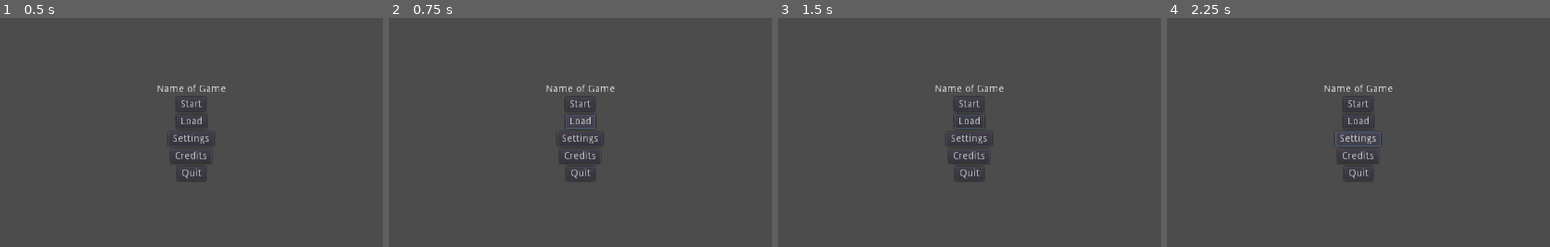
Above: before the commit, frames 1-4 (left to right).
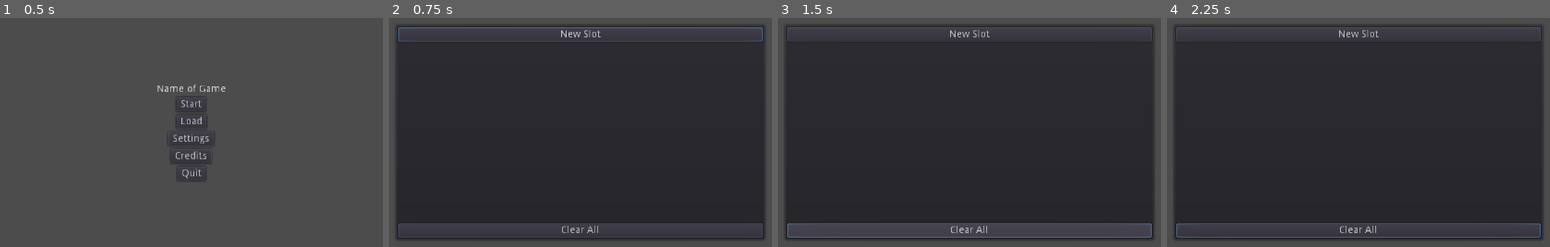
Above: after the commit, the same moments.

Repository: ShatReal/game-jam-template
Game: Godot game, scene res://scenes/title/title.tscn
Same seed, same stepped clock (60 frames per second), same inputs: the game is played once before the commit and once after it.
Inputs (mouse positions are in pixels of both pictures, inside the frame that each line leads up to):
- Up to frame 1 (0.5 s): no input
- Up to frame 2 (0.75 s): click "Load" at 0.5 s
- Up to frame 3 (1.5 s): click (969, 230) at 1.25 s, where only the run after the commit has a clickable "Clear All"
- Up to frame 4 (2.25 s): click (1358, 139) at 2 s, where only the run before the commit has a clickable "Settings"

Frame 1 is identical in both runs. In frame 2, 77% of the frame differs, in the area x 1-99%, y 2-98%; in frame 3, 77%; in frame 4, 77%.

Commit message:
Settings are bugged >:(

Diff:
--- /dev/null
+++ b/default_bus_layout.tres
@@ -0,0 +1,15 @@
+[gd_resource type="AudioBusLayout" format=2]
+
+[resource]
+bus/1/name = "Sound"
+bus/1/solo = false
+bus/1/mute = false
+bus/1/bypass_fx = false
+bus/1/volume_db = 0.0
+bus/1/send = "Master"
+bus/2/name = "Music"
+bus/2/solo = false
+bus/2/mute = false
+bus/2/bypass_fx = false
+bus/2/volume_db = 0.0
+bus/2/send = "Master"
--- a/project.godot
+++ b/project.godot
@@ -23,11 +23,17 @@
 "class": "Actor2DTopDown",
 "language": "GDScript",
 "path": "res://scenes/2d/actors/top_down/actor_2d_top_down.gd"
+}, {
+"base": "KinematicBody",
+"class": "Actor3D",
+"language": "GDScript",
+"path": "res://scenes/3d/actors/actor_3d.gd"
 } ]
 _global_script_class_icons={
 "Actor2D": "",
 "Actor2DSidescroller": "",
-"Actor2DTopDown": ""
+"Actor2DTopDown": "",
+"Actor3D": ""
 }
 
 [application]
@@ -35,6 +41,15 @@
 config/name="Game Jam Template"
 run/main_scene="res://scenes/title/title.tscn"
 config/icon="res://icon.png"
+
+[autoload]
+
+Settings="*res://scenes/autoloads/settings.tscn"
+SaveLoad="*res://scenes/autoloads/save_load.tscn"
+
+[debug]
+
+gdscript/warnings/return_value_discarded=false
 
 [display]
 
@@ -67,6 +82,11 @@
 , Object(InputEventKey,"resource_local_to_scene":false,"resource_name":"","device":0,"alt":false,"shift":false,"control":false,"meta":false,"command":false,"pressed":false,"scancode":0,"physical_scancode":16777234,"unicode":0,"echo":false,"script":null)
  ]
 }
+jump={
+"deadzone": 0.5,
+"events": [ Object(InputEventKey,"resource_local_to_scene":false,"resource_name":"","device":0,"alt":false,"shift":false,"control":false,"meta":false,"command":false,"pressed":false,"scancode":0,"physical_scancode":32,"unicode":0,"echo":false,"script":null)
+ ]
+}
 
 [rendering]
 
--- a/scenes/2d/actors/sidescroller/player/player_2d_sidescroller.gd
+++ b/scenes/2d/actors/sidescroller/player/player_2d_sidescroller.gd
@@ -12,7 +12,7 @@
 		velocity.x = horizontal_input * speed
 
 	velocity.y += gravity * delta
-	if Input.is_action_just_pressed("move_up"):
+	if Input.is_action_just_pressed("move_up") and is_on_floor():
 		velocity.y = -jump_force
 
 	velocity = move_and_slide(velocity, Vector2.UP)
--- /dev/null
+++ b/scenes/3d/actors/actor_3d.gd
@@ -0,0 +1,12 @@
+extends KinematicBody
+class_name Actor3D
+
+
+export var speed: float
+export var can_accelerate: bool
+export var acceleration: float
+export var friction: float
+export var gravity: float
+export var jump_force: float
+
+var velocity := Vector3.ZERO
--- /dev/null
+++ b/scenes/3d/actors/actor_3d.tscn
@@ -0,0 +1,25 @@
+[gd_scene load_steps=4 format=2]
+
+[ext_resource path="res://scenes/3d/actors/actor_3d.gd" type="Script" id=1]
+
+[sub_resource type="CapsuleMesh" id=1]
+
+[sub_resource type="CapsuleShape" id=2]
+
+[node name="Actor3D" type="KinematicBody"]
+script = ExtResource( 1 )
+speed = 10.0
+can_accelerate = true
+acceleration = 100.0
+friction = 100.0
+gravity = 10.0
+jump_force = 5.0
+
+[node name="MeshInstance" type="MeshInstance" parent="."]
+transform = Transform( 1, 0, 0, 0, -4.37114e-08, -1, 0, 1, -4.37114e-08, 0, 0, 0 )
+mesh = SubResource( 1 )
+material/0 = null
+
+[node name="CollisionShape" type="CollisionShape" parent="."]
+transform = Transform( 1, 0, 0, 0, -4.37114e-08, -1, 0, 1, -4.37114e-08, 0, 0, 0 )
+shape = SubResource( 2 )
--- /dev/null
+++ b/scenes/3d/actors/player/camera_arm.gd
@@ -0,0 +1,17 @@
+extends SpringArm
+
+
+export var mouse_sensitivity: float
+
+
+func _ready() -> void:
+	set_as_toplevel(true)
+	Input.set_mouse_mode(Input.MOUSE_MODE_CAPTURED)
+
+
+func _unhandled_input(event: InputEvent) -> void:
+	if event is InputEventMouseMotion:
+		rotation.x -= event.relative.y * mouse_sensitivity
+		rotation.x = clamp(rotation.x, -PI/2, PI/6)
+		rotation.y -= event.relative.x * mouse_sensitivity
+		rotation.y = wrapf(rotation.y, 0, 2*PI)
--- /dev/null
+++ b/scenes/3d/actors/player/player_3d.gd
@@ -0,0 +1,35 @@
+extends Actor3D
+
+
+func _physics_process(delta: float) -> void:
+	var input := Vector3(
+		Input.get_axis("move_left", "move_right"),
+		0,
+		Input.get_axis("move_up", "move_down")
+	).normalized()
+	input = input.rotated(Vector3.UP, $CameraArm.rotation.y)
+
+	if can_accelerate:
+		if input:
+			velocity.x = move_toward(velocity.x, input.x * speed, acceleration * delta)
+			velocity.z = move_toward(velocity.z, input.z * speed, acceleration * delta)
+		else:
+			velocity.x = move_toward(velocity.x, 0, acceleration * delta)
+			velocity.z = move_toward(velocity.z, 0, acceleration * delta)
+	else:
+		velocity.x = input.x * speed
+		velocity.z = input.z * speed
+
+	velocity.y -= gravity * delta
+	if Input.is_action_just_pressed("jump") and is_on_floor():
+		velocity.y += jump_force
+
+	velocity = move_and_slide(velocity, Vector3.UP)
+
+	if velocity.length() > 0.2:
+		var look_direction = Vector2(velocity.z, velocity.x)
+		$MeshInstance.rotation.y = look_direction.angle()
+
+
+func _process(_delta: float) -> void:
+	$CameraArm.translation = translation
--- /dev/null
+++ b/scenes/3d/actors/player/player_3d.tscn
@@ -0,0 +1,16 @@
+[gd_scene load_steps=4 format=2]
+
+[ext_resource path="res://scenes/3d/actors/actor_3d.tscn" type="PackedScene" id=1]
+[ext_resource path="res://scenes/3d/actors/player/player_3d.gd" type="Script" id=2]
+[ext_resource path="res://scenes/3d/actors/player/camera_arm.gd" type="Script" id=3]
+
+[node name="Player3D" instance=ExtResource( 1 )]
+script = ExtResource( 2 )
+
+[node name="CameraArm" type="SpringArm" parent="." index="2"]
+spring_length = 7.0
+margin = 0.2
+script = ExtResource( 3 )
+mouse_sensitivity = 0.01
+
+[node name="Camera" type="Camera" parent="CameraArm" index="0"]
--- /dev/null
+++ b/scenes/autoloads/save_button.gd
@@ -0,0 +1,19 @@
+extends MenuButton
+
+signal load_requested()
+signal overwrite_requested()
+signal delete_requested()
+
+
+func _ready() -> void:
+	get_popup().connect("id_pressed", self, "on_popup_menu_id_pressed")
+
+
+func on_popup_menu_id_pressed(id: int) -> void:
+	match id:
+		0:
+			emit_signal("load_requested")
+		1:
+			emit_signal("overwrite_requested")
+		2:
+			emit_signal("delete_requested")
--- /dev/null
+++ b/scenes/autoloads/save_button.tscn
@@ -0,0 +1,11 @@
+[gd_scene load_steps=2 format=2]
+
+[ext_resource path="res://scenes/autoloads/save_button.gd" type="Script" id=1]
+
+[node name="SaveButton" type="MenuButton"]
+margin_right = 12.0
+margin_bottom = 20.0
+text = "xxxx/xx/xx xx:xx:xx"
+flat = false
+items = [ "Load", null, 0, false, false, 0, 0, null, "", false, "Overwrite", null, 0, false, false, 1, 0, null, "", false, "Delete", null, 0, false, false, 2, 0, null, "", false ]
+script = ExtResource( 1 )
--- /dev/null
+++ b/scenes/autoloads/save_load.gd
@@ -0,0 +1,99 @@
+extends CanvasLayer
+
+
+const SAVE_DIR := "user://saves/"
+const SAVE_ENDING := ".ini"
+const DATE_FORMAT := "%04d/%02d/%02d %02d:%02d:%02d"
+
+const SaveButton := preload("res://scenes/autoloads/save_button.tscn")
+
+var last_file_name := 0
+var saves := []
+
+
+func _ready() -> void:
+	var dir := Directory.new()
+	if not dir.dir_exists(SAVE_DIR):
+		dir.make_dir(SAVE_DIR)
+		return
+	if not dir.open(SAVE_DIR) == OK:
+		return
+	dir.list_dir_begin(true, true)
+	var file_name := dir.get_next()
+	while file_name:
+		if not dir.current_is_dir() and file_name.ends_with(SAVE_ENDING) and file_name.get_basename().is_valid_integer():
+			var config := ConfigFile.new()
+			if not config.load(SAVE_DIR + file_name) == OK:
+				continue
+			var datetime = config.get_value("metadata", "time", {})
+			if not datetime is Dictionary or datetime.empty() or not datetime.has_all(["year", "month", "day", "weekday", "dst", "hour", "minute", "second"]):
+				continue
+			add_save_button(datetime)
+			saves.append(file_name)
+			last_file_name = int(file_name) + 1
+		file_name = dir.get_next()
+	dir.list_dir_end()
+
+
+func add_save_button(datetime: Dictionary, position := -1) -> void:
+	var b: MenuButton = SaveButton.instance()
+	b.text = DATE_FORMAT % [datetime.year, datetime.month, datetime.day, datetime.hour, datetime.minute, datetime.second]
+	$PopupPanel/VBoxContainer/ScrollContainer/VBoxContainer/Slots.add_child(b)
+	if not position == -1:
+		$PopupPanel/VBoxContainer/ScrollContainer/VBoxContainer/Slots.move_child(b, position)
+	b.connect("load_requested", self, "on_load_requested", [b])
+	b.connect("overwrite_requested", self, "on_overwrite_requested", [b])
+	b.connect("delete_requested", self, "on_delete_requested", [b])
+
+
+func on_load_requested(_b: MenuButton) -> void:
+	$PopupPanel.hide()
+
+
+func on_overwrite_requested(b: MenuButton) -> void:
+	var datetime := OS.get_datetime()
+	save(datetime, saves[b.get_index()], false)
+	b.text = DATE_FORMAT % [datetime.year, datetime.month, datetime.day, datetime.hour, datetime.minute, datetime.second]
+
+
+func on_delete_requested(b: MenuButton) -> void:
+	var dir := Directory.new()
+	dir.remove(SAVE_DIR + saves[b.get_index()])
+	saves.remove(b.get_index())
+	b.queue_free()
+
+
+func save(datetime: Dictionary, file_name: String, make_new_button := true) -> void:
+	var config := ConfigFile.new()
+	config.set_value("metadata", "time", datetime)
+	config.save(SAVE_DIR + file_name)
+	if make_new_button:
+		add_save_button(datetime, 0)
+
+
+func show_save_load(can_save := true) -> void:
+	get_tree().paused = true
+	$PopupPanel.popup_centered()
+	for button in $PopupPanel/VBoxContainer/ScrollContainer/VBoxContainer/Slots.get_children():
+		button.get_popup().set_item_disabled(1, not can_save)
+
+
+func _on_PopupPanel_popup_hide() -> void:
+	get_tree().paused = false
+
+
+func _on_New_pressed() -> void:
+	var file_name := str(last_file_name) + SAVE_ENDING
+	save(OS.get_datetime(), file_name)
+	saves.append(file_name)
+	last_file_name += 1
+
+
+func _on_Clear_pressed() -> void:
+	var dir := Directory.new()
+	for save in saves:
+		dir.remove(SAVE_DIR + save)
+	saves = []
+	for button in $PopupPanel/VBoxContainer/ScrollContainer/VBoxContainer/Slots.get_children():
+		button.queue_free()
+	last_file_name = 0
--- /dev/null
+++ b/scenes/autoloads/save_load.tscn
@@ -0,0 +1,59 @@
+[gd_scene load_steps=2 format=2]
+
+[ext_resource path="res://scenes/autoloads/save_load.gd" type="Script" id=1]
+
+[node name="SaveLoad" type="CanvasLayer"]
+pause_mode = 2
+script = ExtResource( 1 )
+
+[node name="PopupPanel" type="PopupPanel" parent="."]
+visible = true
+anchor_left = 0.5
+anchor_top = 0.5
+anchor_right = 0.5
+anchor_bottom = 0.5
+margin_left = -256.0
+margin_top = -150.0
+margin_right = 256.0
+margin_bottom = 150.0
+rect_min_size = Vector2( 512, 300 )
+__meta__ = {
+"_edit_lock_": true
+}
+
+[node name="VBoxContainer" type="VBoxContainer" parent="PopupPanel"]
+anchor_right = 1.0
+anchor_bottom = 1.0
+__meta__ = {
+"_edit_lock_": true
+}
+
+[node name="New" type="Button" parent="PopupPanel/VBoxContainer"]
+margin_right = 512.0
+margin_bottom = 20.0
+text = "New Slot"
+
+[node name="ScrollContainer" type="ScrollContainer" parent="PopupPanel/VBoxContainer"]
+margin_top = 24.0
+margin_right = 512.0
+margin_bottom = 276.0
+size_flags_vertical = 3
+
+[node name="VBoxContainer" type="VBoxContainer" parent="PopupPanel/VBoxContainer/ScrollContainer"]
+margin_right = 512.0
+margin_bottom = 252.0
+size_flags_horizontal = 3
+size_flags_vertical = 3
+
+[node name="Slots" type="VBoxContainer" parent="PopupPanel/VBoxContainer/ScrollContainer/VBoxContainer"]
+margin_right = 512.0
+
+[node name="Clear" type="Button" parent="PopupPanel/VBoxContainer"]
+margin_top = 280.0
+margin_right = 512.0
+margin_bottom = 300.0
+text = "Clear All"
+
+[connection signal="popup_hide" from="PopupPanel" to="." method="_on_PopupPanel_popup_hide"]
+[connection signal="pressed" from="PopupPanel/VBoxContainer/New" to="." method="_on_New_pressed"]
+[connection signal="pressed" from="PopupPanel/VBoxContainer/Clear" to="." method="_on_Clear_pressed"]
--- /dev/null
+++ b/scenes/autoloads/settings.gd
@@ -0,0 +1,57 @@
+extends CanvasLayer
+
+
+const PATH := "user://settings.ini"
+
+var config: ConfigFile
+
+
+func _ready() -> void:
+	config = ConfigFile.new()
+	if config.load(PATH) == OK:
+		var fullscreen = config.get_value("display", "fullscreen", false)
+		if fullscreen is bool:
+			OS.window_fullscreen = fullscreen
+			$PopupPanel/VBoxContainer/HBoxContainer/Fullscreen.pressed = fullscreen
+		else:
+			config.set_value("display", "fullscreen", false)
+		var sound = config.get_value("audio", "sound", 1.0)
+		if sound is float:
+			AudioServer.set_bus_volume_db(AudioServer.get_bus_index("Sound"), linear2db(sound))
+			$PopupPanel/VBoxContainer/HBoxContainer2/Sound.value = sound
+		else:
+			config.set_value("audio", "sound", 1.0)
+		var music = config.get_value("audio", "music", 1.0)
+		if music is float:
+			AudioServer.set_bus_volume_db(AudioServer.get_bus_index("Music"), linear2db(music))
+			$PopupPanel/VBoxContainer/HBoxContainer2/Sound.value = music
+		else:
+			config.set_value("audio", "music", 1.0)
+		config.save(PATH)
+
+
+func show_settings() -> void:
+	get_tree().paused = true
+	$PopupPanel.popup_centered()
+
+
+func _on_Fullscreen_toggled(button_pressed: bool) -> void:
+	OS.window_fullscreen = button_pressed
+	config.set_value("display", "fullscreen", button_pressed)
+	config.save(PATH)
+
+
+func _on_PopupPanel_popup_hide() -> void:
+	get_tree().paused = false
+
+
+func _on_Sound_value_changed(value: float) -> void:
+	AudioServer.set_bus_volume_db(AudioServer.get_bus_index("Sound"), linear2db(value))
+	config.set_value("audio", "sound", value)
+	config.save(PATH)
+
+
+func _on_Music_value_changed(value: float) -> void:
+	AudioServer.set_bus_volume_db(AudioServer.get_bus_index("Music"), linear2db(value))
+	config.set_value("audio", "music", value)
+	config.save(PATH)
--- /dev/null
+++ b/scenes/autoloads/settings.tscn
@@ -0,0 +1,102 @@
+[gd_scene load_steps=2 format=2]
+
+[ext_resource path="res://scenes/autoloads/settings.gd" type="Script" id=1]
+
+[node name="Settings" type="CanvasLayer"]
+pause_mode = 2
+script = ExtResource( 1 )
+
+[node name="PopupPanel" type="PopupPanel" parent="."]
+visible = true
+anchor_left = 0.5
+anchor_top = 0.5
+anchor_right = 0.5
+anchor_bottom = 0.5
+margin_left = -256.0
+margin_top = -150.0
+margin_right = 256.0
+margin_bottom = 150.0
+rect_min_size = Vector2( 512, 300 )
+__meta__ = {
+"_edit_lock_": true
+}
+
+[node name="VBoxContainer" type="VBoxContainer" parent="PopupPanel"]
+anchor_right = 1.0
+anchor_bottom = 1.0
+alignment = 1
+__meta__ = {
+"_edit_lock_": true
+}
+
+[node name="Label" type="Label" parent="PopupPanel/VBoxContainer"]
+margin_top = 109.0
+margin_right = 512.0
+margin_bottom = 123.0
+text = "Settings"
+align = 1
+
+[node name="HBoxContainer" type="HBoxContainer" parent="PopupPanel/VBoxContainer"]
+margin_top = 127.0
+margin_right = 512.0
+margin_bottom = 151.0
+
+[node name="Label" type="Label" parent="PopupPanel/VBoxContainer/HBoxContainer"]
+margin_top = 5.0
+margin_right = 66.0
+margin_bottom = 19.0
+text = "Fullscreen"
+
+[node name="Fullscreen" type="CheckBox" parent="PopupPanel/VBoxContainer/HBoxContainer"]
+margin_left = 70.0
+margin_right = 94.0
+margin_bottom = 24.0
+
+[node name="HBoxContainer2" type="HBoxContainer" parent="PopupPanel/VBoxContainer"]
+margin_top = 155.0
+margin_right = 512.0
+margin_bottom = 171.0
+
+[node name="Label" type="Label" parent="PopupPanel/VBoxContainer/HBoxContainer2"]
+margin_top = 1.0
+margin_right = 101.0
+margin_bottom = 15.0
+size_flags_horizontal = 3
+text = "Sound"
+
+[node name="Sound" type="HSlider" parent="PopupPanel/VBoxContainer/HBoxContainer2"]
+margin_left = 105.0
+margin_right = 512.0
+margin_bottom = 16.0
+size_flags_horizontal = 3
+size_flags_stretch_ratio = 4.0
+max_value = 1.0
+step = 0.01
+value = 1.0
+
+[node name="HBoxContainer3" type="HBoxContainer" parent="PopupPanel/VBoxContainer"]
+margin_top = 175.0
+margin_right = 512.0
+margin_bottom = 191.0
+
+[node name="Label" type="Label" parent="PopupPanel/VBoxContainer/HBoxContainer3"]
+margin_top = 1.0
+margin_right = 101.0
+margin_bottom = 15.0
+size_flags_horizontal = 3
+text = "Music"
+
+[node name="Music" type="HSlider" parent="PopupPanel/VBoxContainer/HBoxContainer3"]
+margin_left = 105.0
+margin_right = 512.0
+margin_bottom = 16.0
+size_flags_horizontal = 3
+size_flags_stretch_ratio = 4.0
+max_value = 1.0
+step = 0.01
+value = 1.0
+
+[connection signal="popup_hide" from="PopupPanel" to="." method="_on_PopupPanel_popup_hide"]
+[connection signal="toggled" from="PopupPanel/VBoxContainer/HBoxContainer/Fullscreen" to="." method="_on_Fullscreen_toggled"]
+[connection signal="value_changed" from="PopupPanel/VBoxContainer/HBoxContainer2/Sound" to="." method="_on_Sound_value_changed"]
+[connection signal="value_changed" from="PopupPanel/VBoxContainer/HBoxContainer3/Music" to="." method="_on_Music_value_changed"]
--- a/scenes/title/title.gd
+++ b/scenes/title/title.gd
@@ -10,11 +10,11 @@
 
 
 func _on_Load_pressed() -> void:
-	pass # Replace with function body.
+	SaveLoad.show_save_load()
 
 
 func _on_Settings_pressed() -> void:
-	pass # Replace with function body.
+	Settings.show_settings()
 
 
 func _on_Credits_pressed() -> void:
--- a/scenes/title/title.tscn
+++ b/scenes/title/title.tscn
@@ -6,6 +6,9 @@
 anchor_right = 1.0
 anchor_bottom = 1.0
 script = ExtResource( 1 )
+__meta__ = {
+"_edit_lock_": true
+}
 
 [node name="VBoxContainer" type="VBoxContainer" parent="."]
 anchor_right = 1.0
@@ -63,7 +66,6 @@
 text = "Quit"
 
 [node name="CreditsPop" type="PopupPanel" parent="."]
-visible = true
 anchor_left = 0.5
 anchor_top = 0.5
 anchor_right = 0.5
@@ -80,6 +82,10 @@
 [node name="RichTextLabel" type="RichTextLabel" parent="CreditsPop"]
 anchor_right = 1.0
 anchor_bottom = 1.0
+margin_left = 4.0
+margin_top = 4.0
+margin_right = -4.0
+margin_bottom = -4.0
 bbcode_enabled = true
 bbcode_text = "[center]Made with [url=https://godotengine.org/]Godot 3.4.4[/url][/center]"
 text = "Made with Godot 3.4.4"
